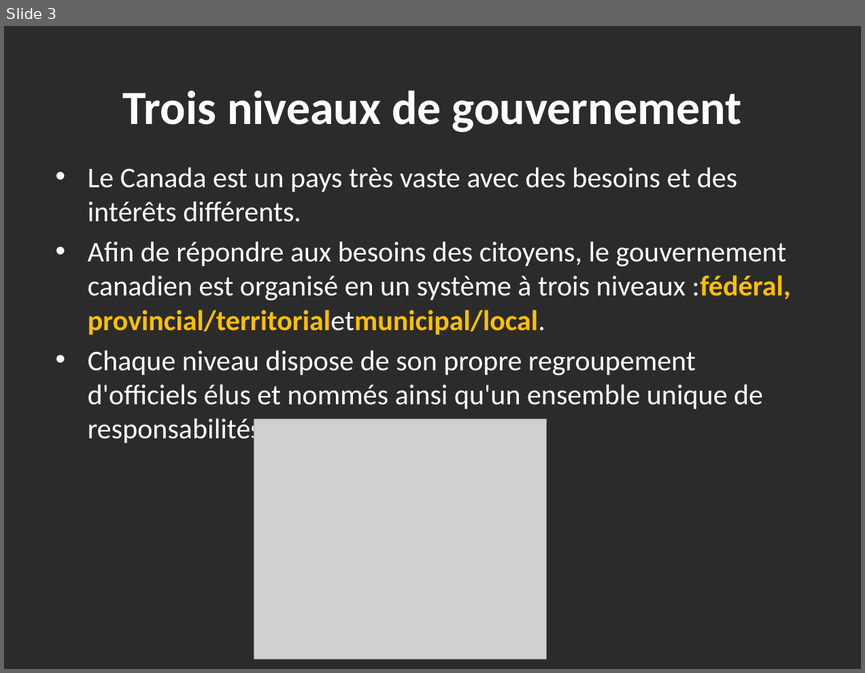
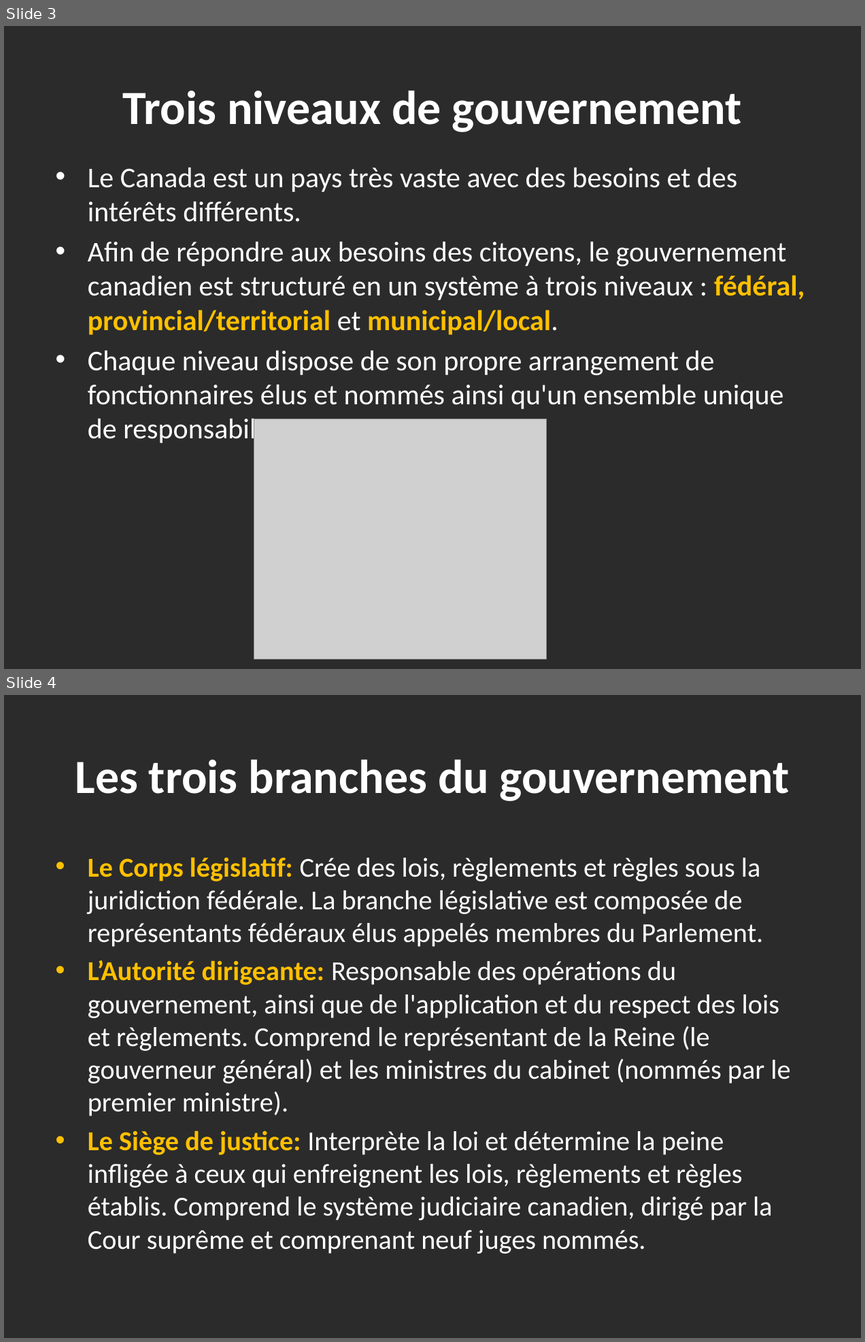
Before and after one commit to haomengqi00709/TranslationAPP, a slide deck: Output_ppt/PPT-3-Government-in-Canada1 (1)_fr_new.pptx. Shown one above the other, each under a label of ours: slide 3 before the commit, slides 3 and 4 after it. The pictures are 865x673 and 865x1342 pixels, drawn with LibreOffice and Linux fonts; fonts in the diff are those of the drawing; grey boxes stand for pictures; background and template pictures are left out; a plain dark background stands for a picture behind light text. Boxes give left, top, right and bottom in pixels: in the first picture for what was removed or moved away, otherwise in the second. Text is boxed around its words. In the diff, an @@ line names an element or a change of style, - is before the commit and + after.

```diff
--- a/Output_ppt/PPT-3-Government-in-Canada1 (1)_fr_new.pptx
+++ b/Output_ppt/PPT-3-Government-in-Canada1 (1)_fr_new.pptx
@@ slide 4 added at [4,695,861,1338], background picture (left out) @@
@@ title added at [75,760,789,801], 40 pt, text #FFFFFF, bold @@
+Les trois branches du gouvernement
@@ text added at [88,857,790,1253], 23 pt, text #FFFFFF @@
+• Le Corps législatif: Crée des lois, règlements et règles sous la juridiction fédérale. La branche législative est composée de représentants fédéraux élus appelés membres du Parlement.
+• L’Autorité dirigeante: Responsable des opérations du gouvernement, ainsi que de l'application et du respect des lois et règlements. Comprend le représentant de la Reine (le gouverneur général) et les ministres du cabinet (nommés par le premier ministre).
+• Le Siège de justice: Interprète la loi et détermine la peine infligée à ceux qui enfreignent les lois, règlements et règles établis. Comprend le système judiciaire canadien, dirigé par la Cour suprême et comprenant neuf juges nommés.
@@ slide 3 changed as well @@
@@ text at [88,242,804,446]: text changed @@
-• Afin de répondre aux besoins des citoyens, le gouvernement canadien est organisé en un système à trois niveaux :fédéral, provincial/territorialetmunicipal/local.
-• Chaque niveau dispose de son propre regroupement d'officiels élus et nommés ainsi qu'un ensemble unique de responsabilités.
+• Afin de répondre aux besoins des citoyens, le gouvernement canadien est structuré en un système à trois niveaux : fédéral, provincial/territorial et municipal/local.
+• Chaque niveau dispose de son propre arrangement de fonctionnaires élus et nommés ainsi qu'un ensemble unique de responsabilités.
```
Also in this commit, not shown: 2 other slides changed, 6 other slides added, 21 other files.
